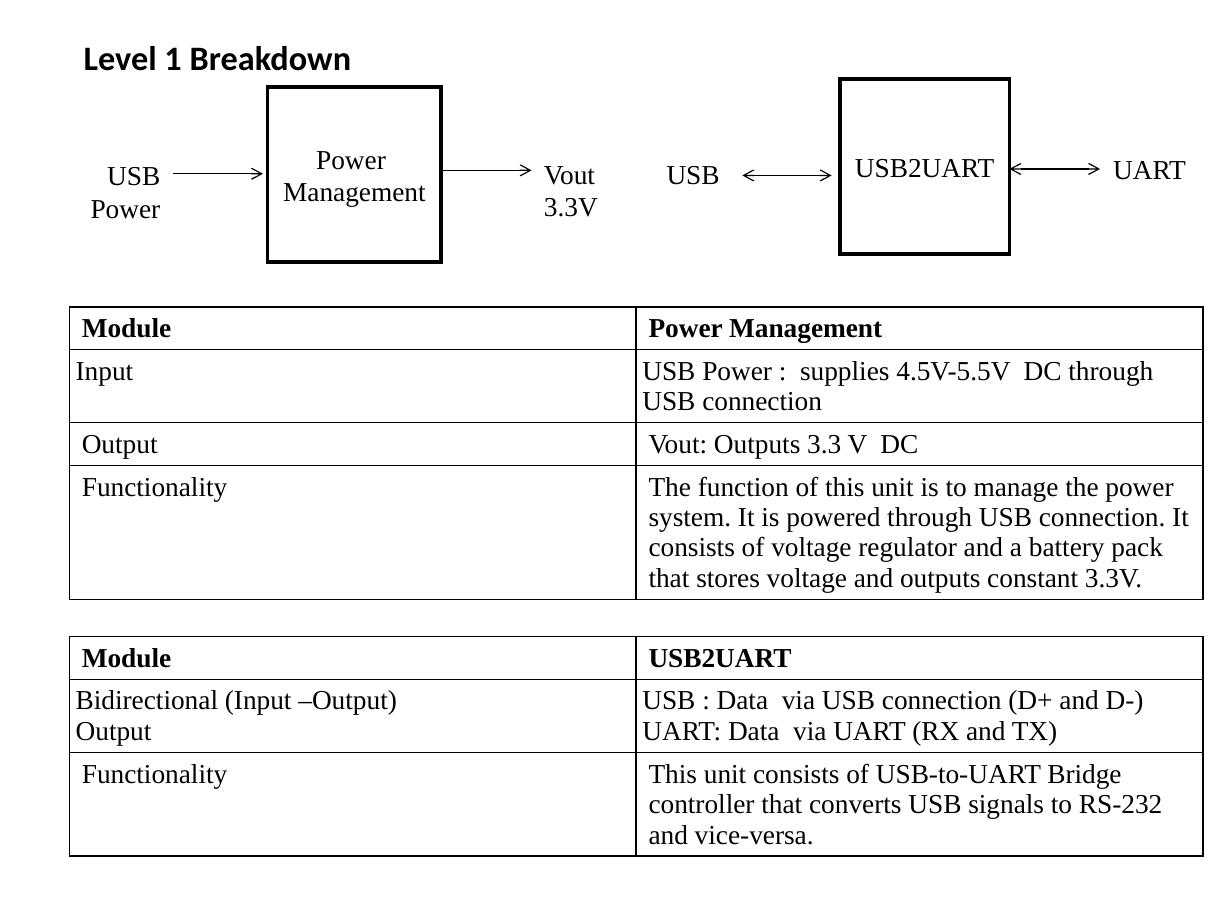
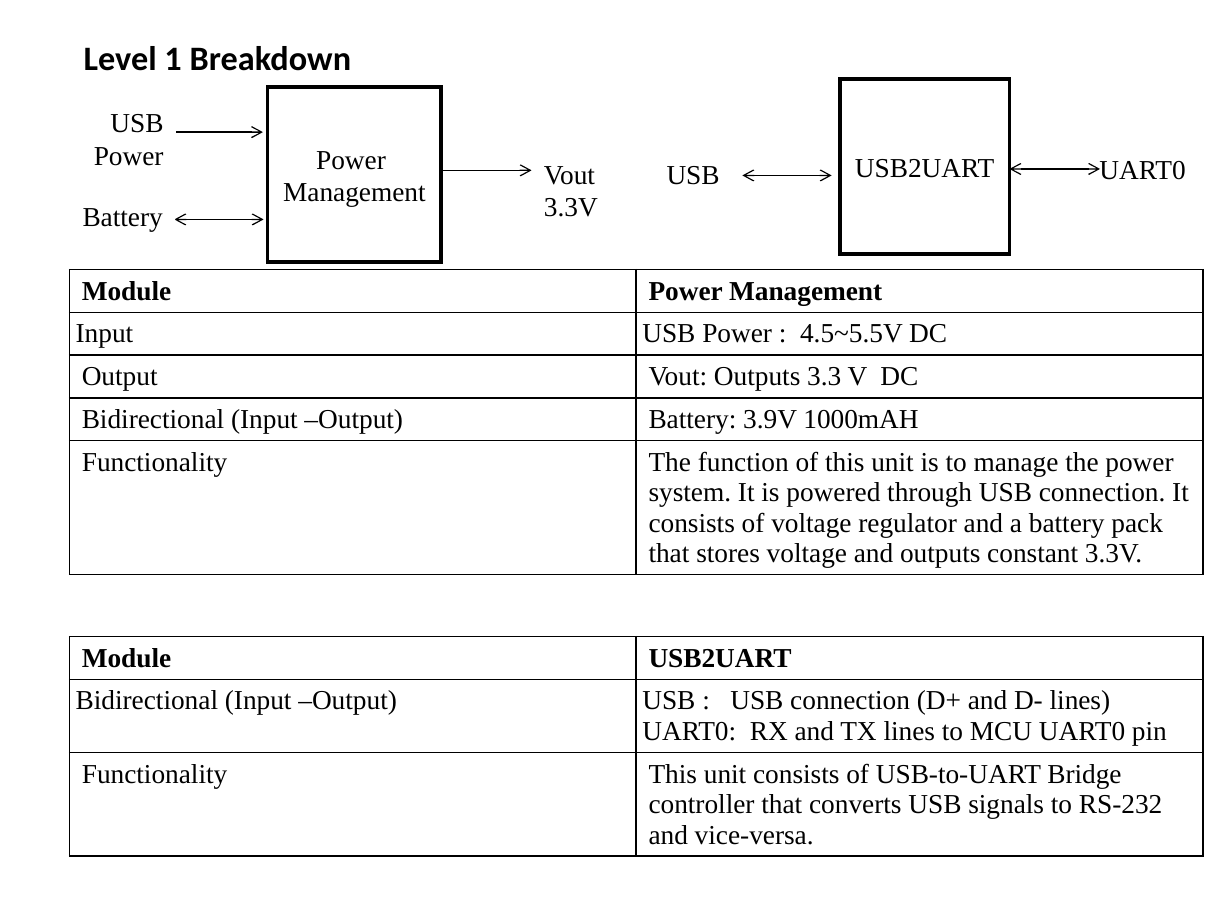
Before and after one commit to wrh2/sputnik, a slide deck: slide 3 of HW5_Design_Diagrams/T05 _ CUBESAT HW05.pptx. Drawn at 1232x924 pixels with LibreOffice and Linux fonts; fonts in the diff are those of the drawing. Boxes give left, top, right and bottom in pixels: in the first picture for what was removed or moved away, otherwise in the second. Text is boxed around its words. In the diff, an @@ line names an element or a change of style, - is before the commit and + after.

```diff
--- a/HW5_Design_Diagrams/T05 _ CUBESAT HW05.pptx
+++ b/HW5_Design_Diagrams/T05 _ CUBESAT HW05.pptx
@@ rectangle "USB Power": place and size @@
-rectangle "USB Power" at [53, 152, 174, 198]
+rectangle "USB Power" at [55, 99, 176, 145]
@@ arrow moved from (172, 174) - (262, 174) to (172, 132) - (262, 132) @@
@@ text in rectangle at [1099, 161, 1185, 180]: text changed @@
-UART
+UART0
@@ rectangle added at [55, 193, 176, 240], fill #FFFFFF, 16 pt, text #000000 @@
+Battery
@@ double arrow added from (175, 219) to (264, 219), #000000 0.75 pt @@
@@ table at [69, 270, 1202, 594] @@
-row 2, column 2: USB Power : supplies 4.5V-5.5V DC through USB connection
+row 2, column 2: USB Power : 4.5~5.5V DC
+row 4: Bidirectional (Input –Output) | Battery: 3.9V 1000mAH
@@ table: place and size @@
-table at [69, 307, 1202, 618]
+table at [69, 270, 1202, 594]
@@ table at [69, 637, 1202, 871] @@
-row 2, column 1: Bidirectional (Input –Output) / Output
+row 2, column 1: Bidirectional (Input –Output)
-row 2, column 2: USB : Data via USB connection (D+ and D-) / UART: Data via UART (RX and TX)
+row 2, column 2: USB : USB connection (D+ and D- lines) / UART0: RX and TX lines to MCU UART0 pin
```
Also in this commit, not shown: 4 other slides changed, 1 slide removed, 1 other file.
